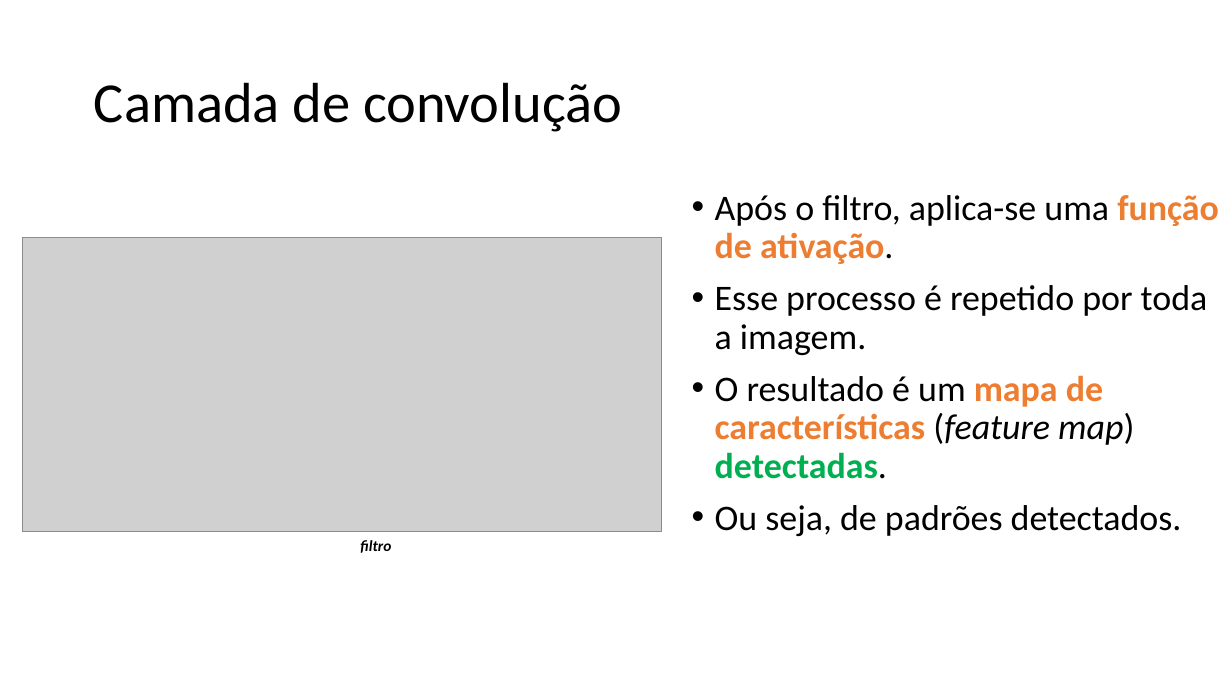
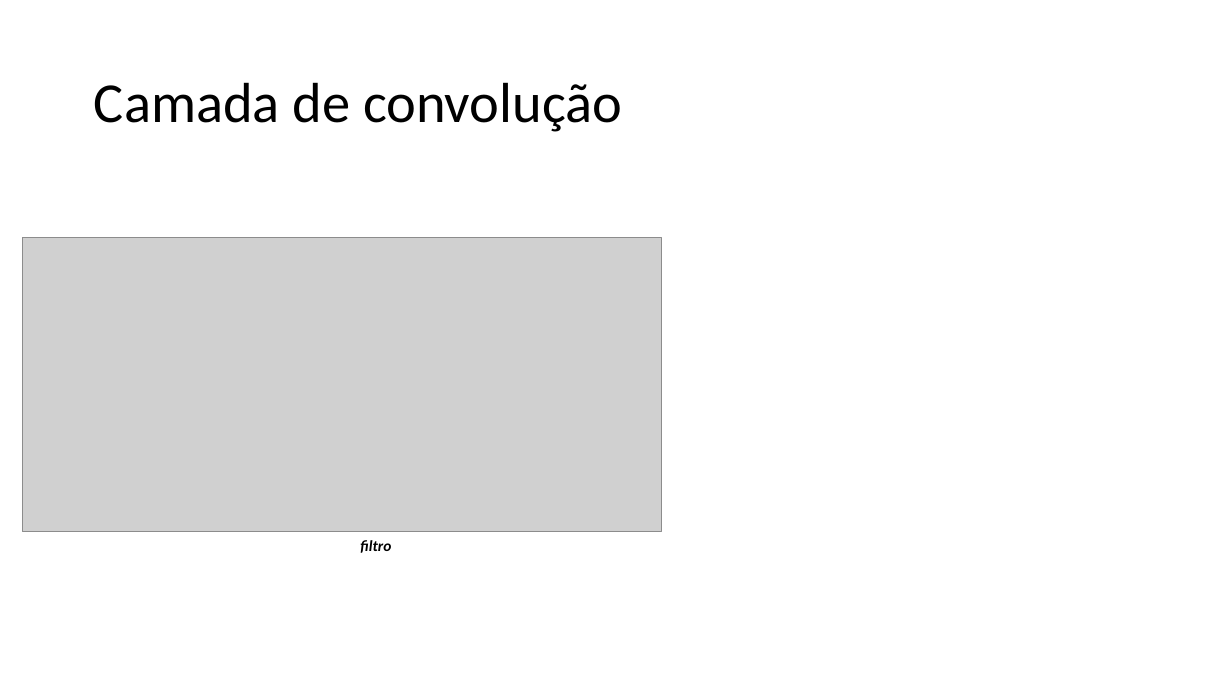
Before and after one commit to zz4fap/c24_inteligencia_artificial, a slide deck: slide 24 of slides/C24_CNN.pptx (slide 25 before the commit). Drawn at 1232x693 pixels with LibreOffice and Linux fonts; fonts in the diff are those of the drawing; grey boxes stand for pictures. Boxes give left, top, right and bottom in pixels: in the first picture for what was removed or moved away, otherwise in the second. Text is boxed around its words. In the diff, an @@ line names an element or a change of style, - is before the commit and + after.

```diff
--- a/slides/C24_CNN.pptx
+++ b/slides/C24_CNN.pptx
@@ text removed at bbox=[715, 195, 1219, 536] @@
-• Após o filtro, aplica-se uma função de ativação.
-• Esse processo é repetido por toda a imagem.
-• O resultado é um mapa de características (feature map) detectadas.
-• Ou seja, de padrões detectados.
```
Also in this commit, not shown: 22 other slides changed, 1 slide removed.
